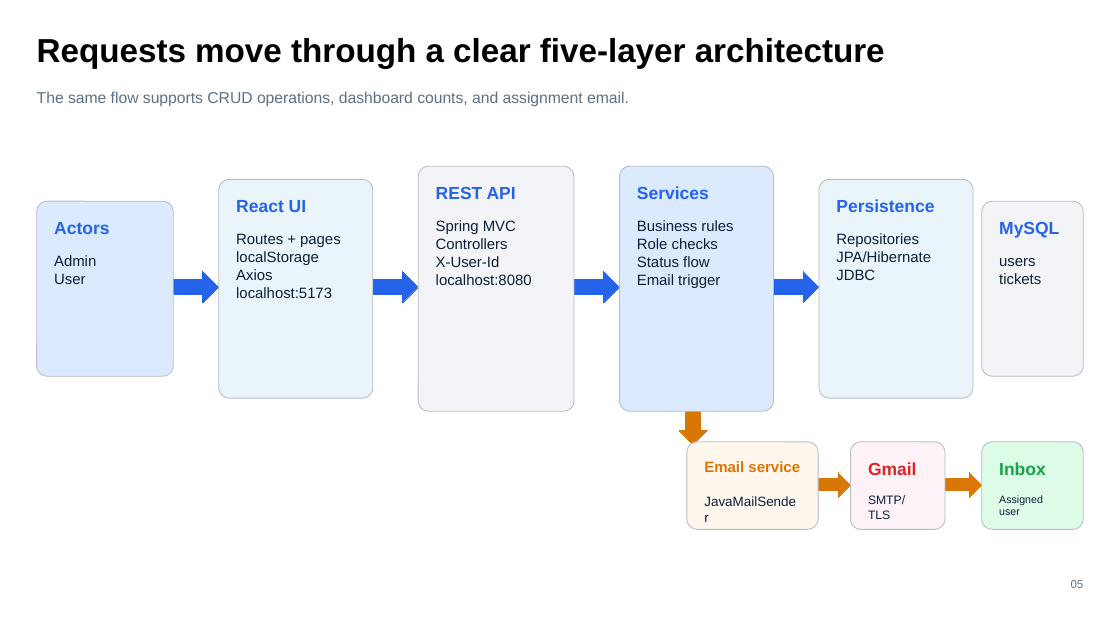
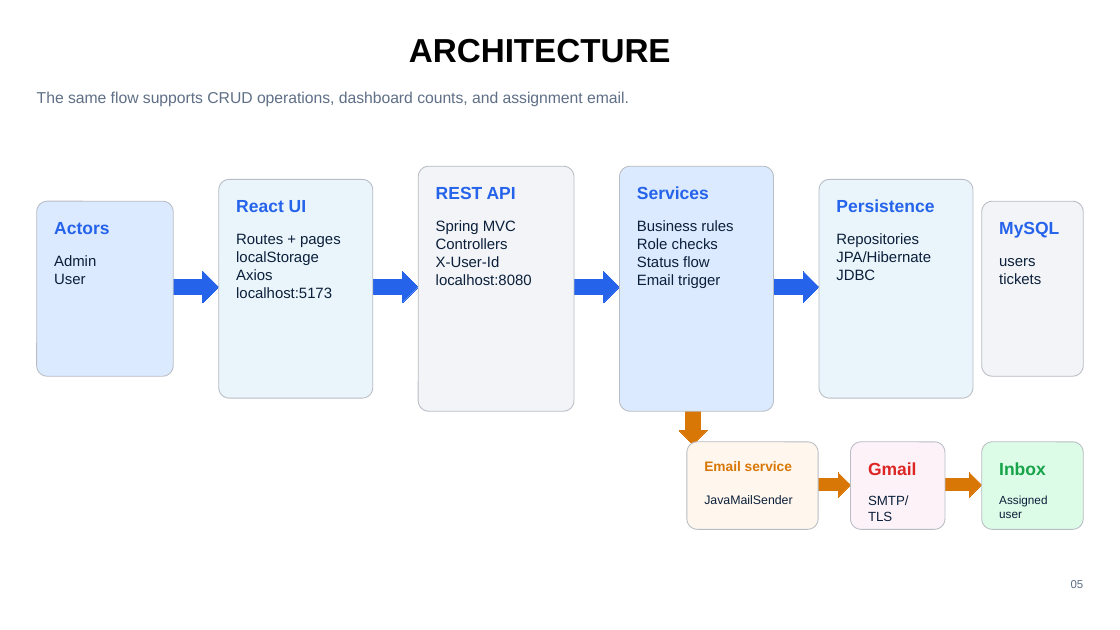
Before and after one commit to aayamneupane/MiniTaskManagement-System, a slide deck: slide 6 of documentation/Mini-Task-Management-System-Presentation.pptx (slide 5 before the commit). Drawn at 1120x630 pixels with LibreOffice and Linux fonts; fonts in the diff are those of the drawing. Boxes give left, top, right and bottom in pixels: in the first picture for what was removed or moved away, otherwise in the second. Text is boxed around its words. In the diff, an @@ line names an element or a change of style, - is before the commit and + after.

```diff
--- a/documentation/Mini-Task-Management-System-Presentation.pptx
+++ b/documentation/Mini-Task-Management-System-Presentation.pptx
@@ text at (409,38,671,63): text changed @@
-Requests move through a clear five-layer architecture
+ARCHITECTURE
@@ text "Email service" at (704,461,792,471): size 12.9 to 11.8 pt @@
@@ text "JavaMailSender" at (704,495,792,504): size 11.5 to 10.6 pt @@
@@ text "SMTP/TLS" at (868,495,909,521): size 10.4 to 11.4 pt @@
@@ text "Assigned user" at (999,495,1047,518): size 9.1 to 10 pt @@
```
Also in this commit, not shown: 11 other slides changed, 1 slide added.
